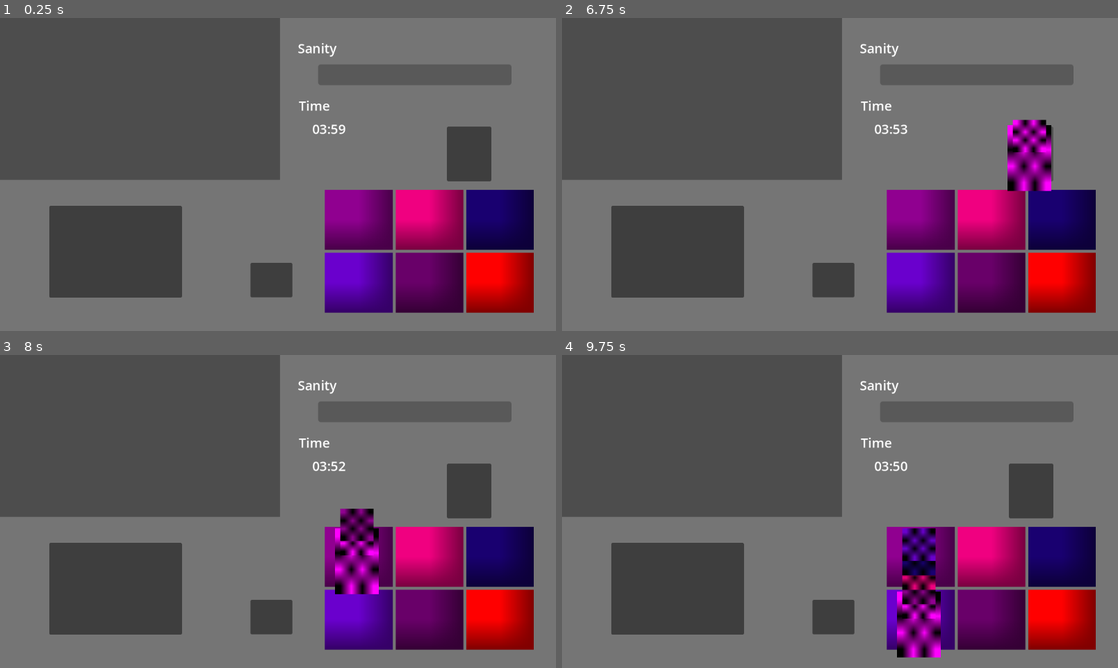
Above: before the commit, frames 1-4 (two rows, left to right).
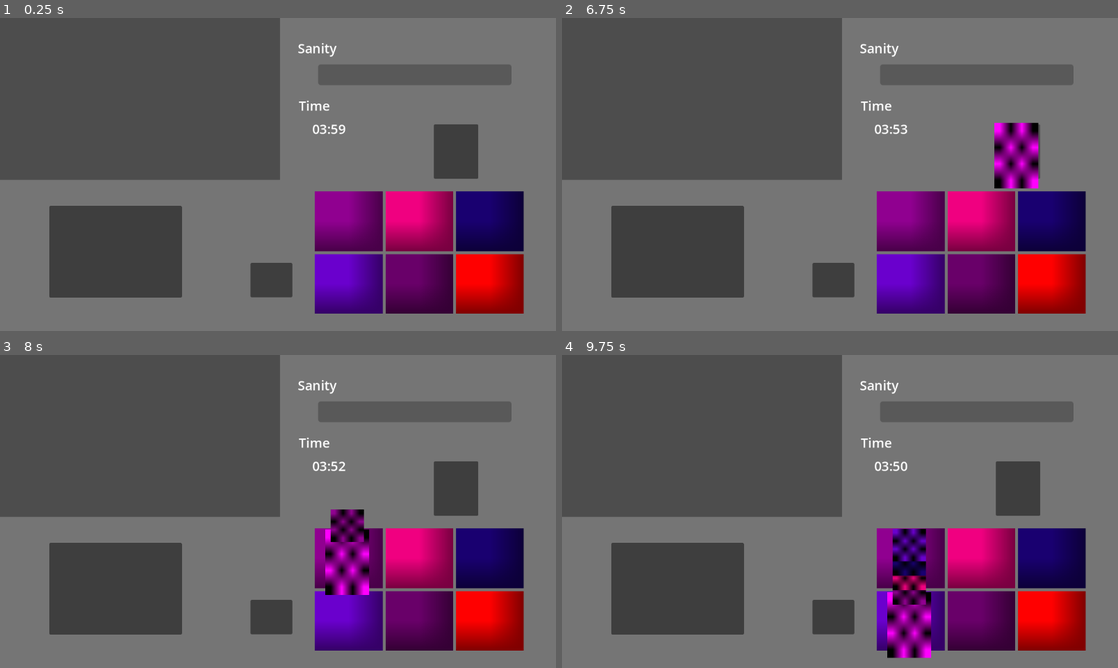
Above: after the commit, the same moments.

Repository: D4NIFAKTOR1ELLE/IceScreemMan
Game: Godot game, scene res://Game.tscn
Same seed, same stepped clock (60 frames per second), same inputs: the game is played once before the commit and once after it.
Inputs (mouse positions are in pixels of both pictures, inside the frame that each line leads up to; where the layout moved, square brackets give the same spot in the first picture):
- Up to frame 1 (0.25 s): no input
- Up to frame 2 (6.75 s): click (912, 221) [923, 221] at 0.5 s; click (979, 221) [990, 221] at 1.25 s; click (1051, 221) [1062, 221] at 2 s; click (912, 284) [923, 284] at 2.75 s; click (979, 284) [990, 284] at 3.5 s; click (1051, 284) [1062, 284] at 4.25 s; click (678, 252) at 5 s; click (834, 280) at 5.75 s; click (1017, 152) [1029, 152] at 6.5 s
- Up to frame 3 (8 s): click (350, 558) [361, 558] at 7.25 s
- Up to frame 4 (9.75 s): click (979, 558) [990, 558] at 8 s; click (1051, 558) [1062, 558] at 8.75 s; click (912, 621) [923, 621] at 9.5 s

The runs differ from the first frame. In frame 1, 6.6% of the frame differs, in the area x 56-96%, y 34-95%; in frame 2, 7.8%; in frame 3, 8.4%; in frame 4, 9.2%, in the area x 56-96%, y 34-97%.

Commit message:
Cone is fully functional now with adding and removing scoops

Diff:
--- a/game/elements/Cone.tscn
+++ b/game/elements/Cone.tscn
@@ -1,10 +1,9 @@
 [gd_scene format=3 uid="uid://nracvaq6653c"]
 
 [ext_resource type="Script" uid="uid://sthrie7rn5sf" path="res://game/elements/cone.gd" id="1_kvamh"]
+[ext_resource type="PackedScene" uid="uid://p07enkwwxok4" path="res://game/elements/Scoop.tscn" id="2_xqco8"]
 
 [sub_resource type="PlaceholderTexture2D" id="PlaceholderTexture2D_shjki"]
-
-[sub_resource type="PlaceholderTexture2D" id="PlaceholderTexture2D_kvamh"]
 
 [node name="Cone" type="Control" unique_id=846486343]
 layout_mode = 3
@@ -34,10 +33,15 @@
 offset_bottom = -2.0
 mouse_filter = 2
 
-[node name="1" type="TextureRect" parent="Scoops" unique_id=972676979]
+[node name="0" parent="Scoops" unique_id=1714493307 instance=ExtResource("2_xqco8")]
+visible = false
 layout_mode = 0
-offset_left = 1.0
-offset_top = 147.0
-offset_right = 70.0
-offset_bottom = 214.0
-texture = SubResource("PlaceholderTexture2D_kvamh")
+anchor_left = 0.014084507
+anchor_top = 0.68372095
+anchor_right = 0.9859155
+anchor_bottom = 0.9953488
+offset_left = 0.0
+offset_top = 0.0
+offset_right = 0.0
+offset_bottom = 0.0
+metadata/_edit_use_anchors_ = true
--- /dev/null
+++ b/game/elements/Scoop.tscn
@@ -0,0 +1,10 @@
+[gd_scene format=3 uid="uid://p07enkwwxok4"]
+
+[sub_resource type="PlaceholderTexture2D" id="PlaceholderTexture2D_kvamh"]
+
+[node name="1" type="TextureRect" unique_id=1714493307]
+offset_left = 1.0
+offset_top = 147.0
+offset_right = 70.0
+offset_bottom = 214.0
+texture = SubResource("PlaceholderTexture2D_kvamh")
--- a/game/elements/cone.gd
+++ b/game/elements/cone.gd
@@ -3,7 +3,7 @@
 class_name Cone
 
 var scoops: int = 0
-@onready var start_scoop = $"Scoops/1"
+@onready var start_scoop = $"Scoops/0"
 
 func initialise():
 	set_physics_process(true)
@@ -16,16 +16,18 @@
 		return
 	scoops = scoops + 1
 	var new_scoop = start_scoop.duplicate()
-	new_scoop.name = str(scoops + 1)
+	new_scoop.name = str(scoops)
 
 	new_scoop.self_modulate = colour
+	new_scoop.visible = true
 	$Scoops.add_child(new_scoop)
-	new_scoop.position = Vector2(start_scoop.position.x, get_node("Scoops/%s" % scoops).position.y - 30)
+	new_scoop.position = Vector2(start_scoop.position.x, get_node("Scoops/%s" % str(scoops - 1)).position.y - 30)
 
 func remove_scoop():
 	if scoops == 0:
 		delete()
 
+	get_node("Scoops/%s" % str(scoops)).queue_free()
 	scoops = scoops - 1
 
 func _input(_event: InputEvent) -> void:
@@ -33,5 +35,7 @@
 		delete()
 
 func delete():
-	#TODO This'll check if the cone is full before deleting itself
-	self.queue_free()
+	if scoops > 0:
+		remove_scoop()
+	else:
+		self.queue_free()
--- a/ui/TruckInside.tscn
+++ b/ui/TruckInside.tscn
@@ -97,10 +97,10 @@
 [node name="Flavours" type="GridContainer" parent="Control" unique_id=1129066676]
 layout_mode = 1
 anchors_preset = -1
-anchor_left = 0.5842014
-anchor_top = 0.52818984
-anchor_right = 0.9600694
-anchor_bottom = 0.9050445
+anchor_left = 0.5659722
+anchor_top = 0.53264093
+anchor_right = 0.9418403
+anchor_bottom = 0.90949553
 offset_top = 3.0517578e-05
 theme_override_constants/h_separation = 6
 theme_override_constants/v_separation = 6
@@ -165,10 +165,10 @@
 
 [node name="ConeButton" type="Button" parent="Control" unique_id=130818121]
 layout_mode = 0
-offset_left = 926.0
-offset_top = 225.0
-offset_right = 1018.0
-offset_bottom = 338.0
+offset_left = 899.0
+offset_top = 220.0
+offset_right = 991.0
+offset_bottom = 333.0
 
 [connection signal="pressed" from="Control/Engine" to="." method="_on_engine_pressed"]
 [connection signal="pressed" from="Control/Ignition" to="." method="_on_ignition_pressed"]
